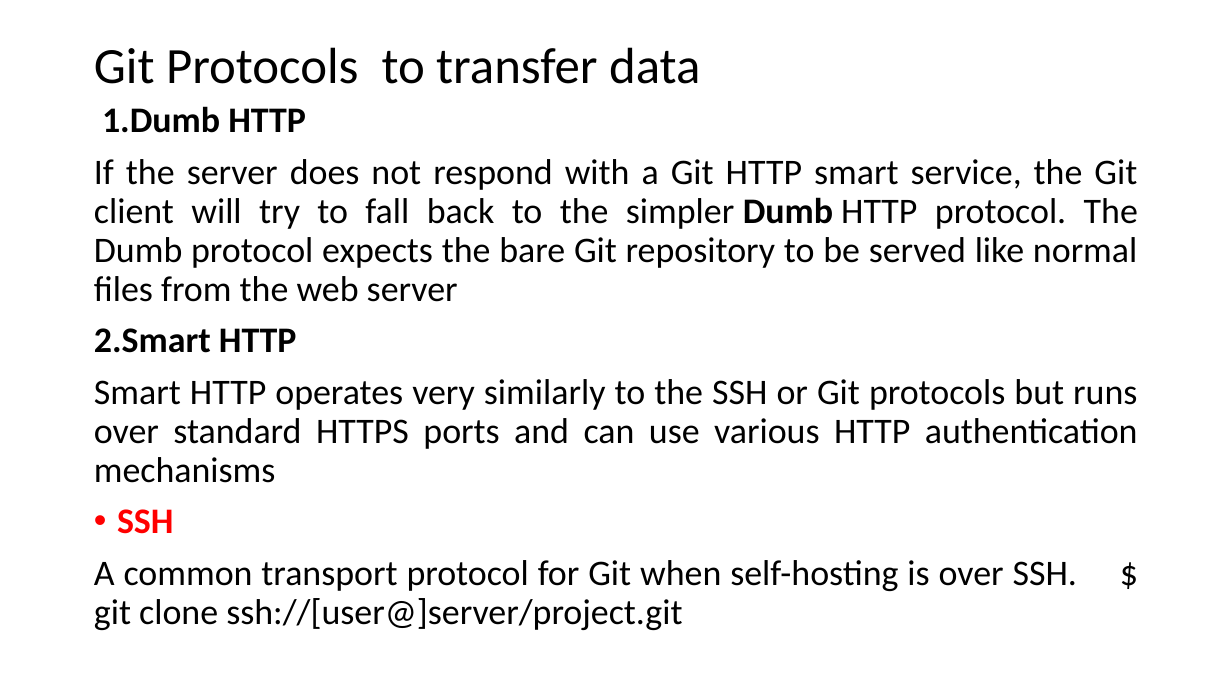
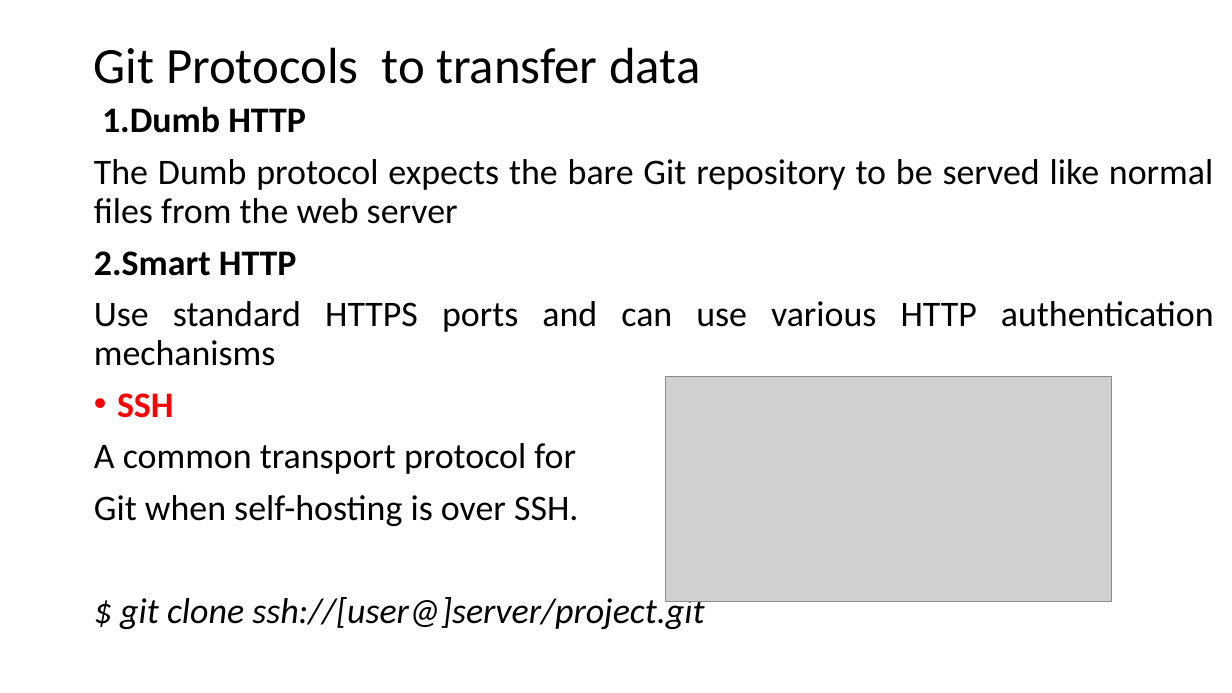
Before and after one commit to mhgulen/Dosyalar, a slide deck: slide 17 of Version Control Protocols.pptx. Drawn at 1232x693 pixels with LibreOffice and Linux fonts; fonts in the diff are those of the drawing; grey boxes stand for pictures. Boxes give left, top, right and bottom in pixels: in the first picture for what was removed or moved away, otherwise in the second. Text is boxed around its words. In the diff, an @@ line names an element or a change of style, - is before the commit and + after.

```diff
--- a/Version Control Protocols.pptx
+++ b/Version Control Protocols.pptx
@@ text at (94, 159, 1213, 224): text changed @@
-If the server does not respond with a Git HTTP smart service, the Git client will try to fall back to the simpler Dumb HTTP protocol. The Dumb protocol expects the bare Git repository to be served like normal files from the web server
+The Dumb protocol expects the bare Git repository to be served like normal files from the web server
@@ text at (94, 301, 1214, 366): text changed @@
-Smart HTTP operates very similarly to the SSH or Git protocols but runs over standard HTTPS ports and can use various HTTP authentication mechanisms
+Use standard HTTPS ports and can use various HTTP authentication mechanisms
@@ picture added at (665, 377, 1111, 602) @@
@@ text at (94, 443, 704, 629): text changed @@
-A common transport protocol for Git when self-hosting is over SSH. $ git clone ssh://[user@]server/project.git
+A common transport protocol for
+Git when self-hosting is over SSH.
+$ git clone ssh://[user@]server/project.git
```
Also in this commit, not shown: 9 other slides changed, 1 slide removed.
